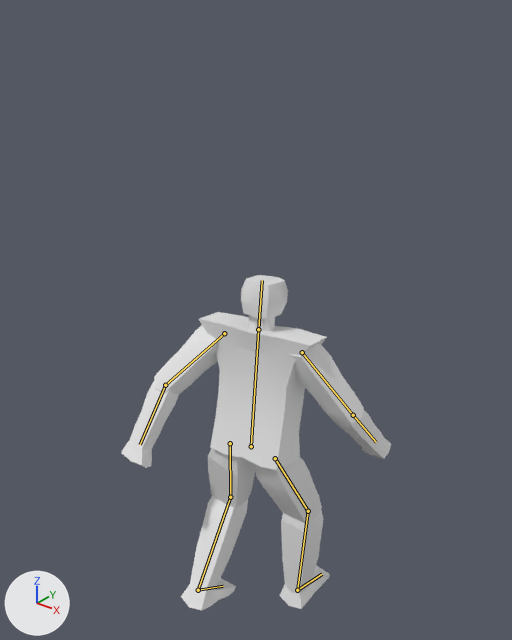
The Blender file Godot/Blender/Shambler/shambler.blend: old version first, new version second.
Both versions are drawn from a 50 mm lens placed at (2.81, -3.15, 3.14), pointed at (-0.12, 0.51, 0.87). Every picture has the same lights, and +X, +Y and +Z are marked at lower left. Both versions are drawn at frame 10 of the action 'walk_loop'; the numbers are the values there. The bones that bend it are drawn over the model as lines.
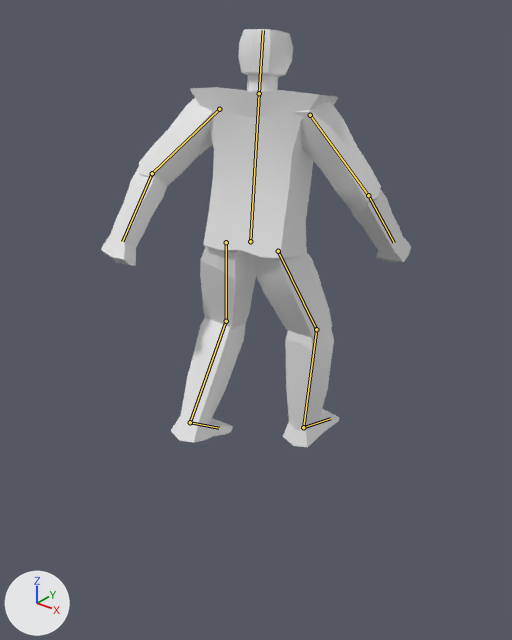
Commit message: Fix offset of shambler animation

The change in detail:
Bone 'body' (bone_body) moves from (-0.314, -0.095, 0.0) to (-0.314, 1.555, 0.0).
Bone 'iklegpole.l' (bone_iklegpole_l) moves from (-0.075, 0.0, -0.007) to (-2.076, 0.0, -0.185).
Bone 'iklegtarget.l' (bone_iklegtarget_l) moves from (0.097, 0.063, 0.001) to (1.746, 0.063, 0.015).
Bone 'iklegpole.r' (bone_iklegpole_r) moves from (0.007, 0.0, 0.075) to (0.185, 0.0, 2.076).
Bone 'iklegtarget.r' (bone_iklegtarget_r) moves from (-0.057, -0.547, -0.035) to (-0.043, -0.547, 1.615).

Changed parts and their boxes (x1, y1, x2, y2) in the pictures (512 x 640 px):
'Cube', posed (15% wider, 24% taller): before (122, 275, 391, 611); after (101, 29, 411, 447)
bone 'body', root to tip: before (251, 446) to (258, 329); after (250, 241) to (259, 93)
